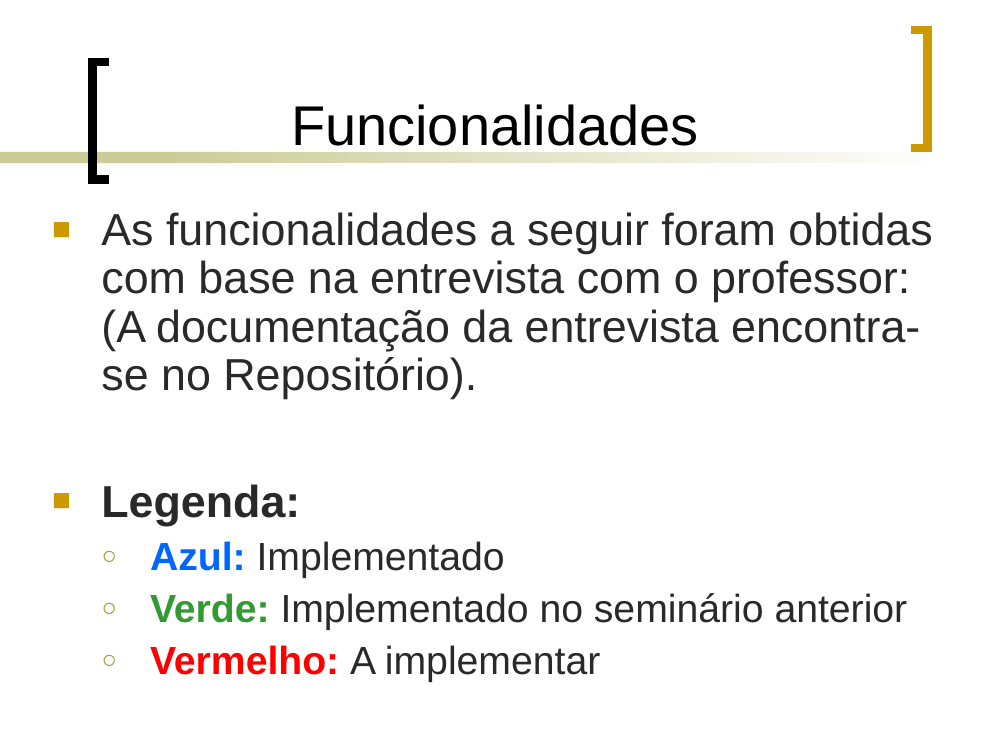
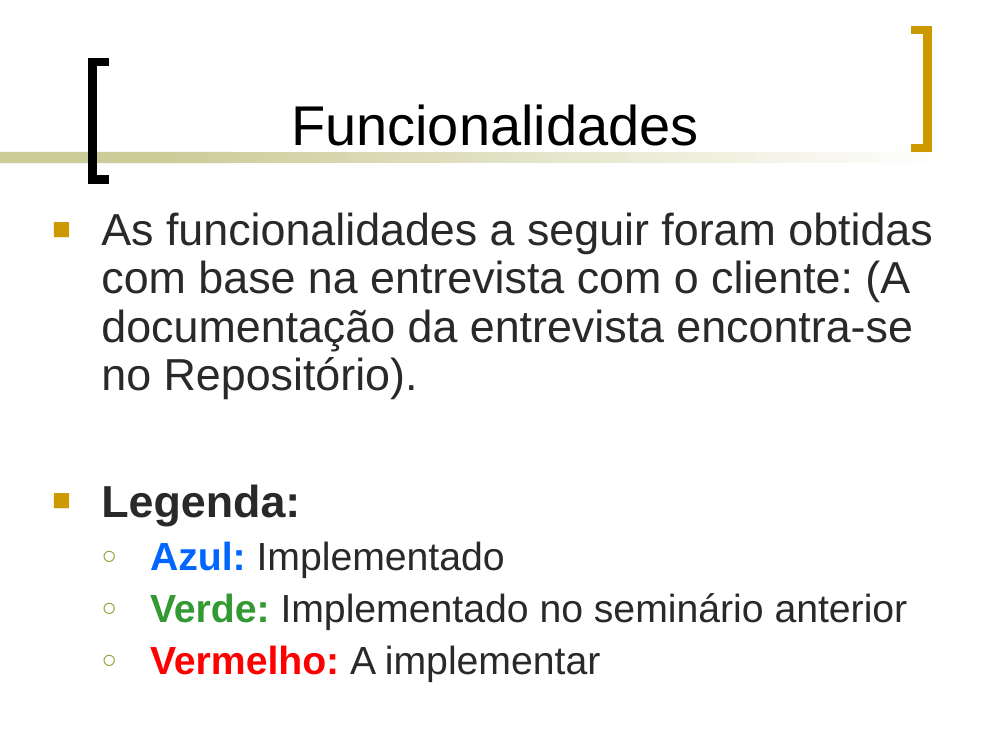
Before and after one commit to ms-uerj/conversoruml, a slide deck: slide 3 of apresentação/Equipe Parseros.ppt (slide 9 before the commit). Drawn at 1008x756 pixels with LibreOffice and Linux fonts; fonts in the diff are those of the drawing. Boxes give left, top, right and bottom in pixels: in the first picture for what was removed or moved away, otherwise in the second. Text is boxed around its words. In the diff, an @@ line names an element or a change of style, - is before the commit and + after.

```diff
--- a/apresentação/Equipe Parseros.ppt
+++ b/apresentação/Equipe Parseros.ppt
@@ text at bbox=[101, 212, 932, 399]: text changed @@
-■ As funcionalidades a seguir foram obtidas com base na entrevista com o professor: (A documentação da entrevista encontra-se no Repositório).
+■ As funcionalidades a seguir foram obtidas com base na entrevista com o cliente: (A documentação da entrevista encontra-se no Repositório).
```
Also in this commit, not shown: 6 other slides changed, 4 slides added, 5 slides removed.
